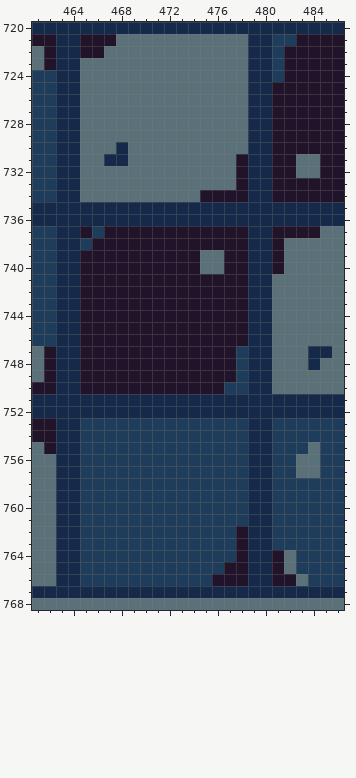
Pixel-art file -- assets/art/bgs/bg_01_master - Copy.aseprite. Above: the version before the commit.
1024x1024 pixels, 1 frame. Colours within 5 levels of each other are drawn and written as one. Shown: x 461..486, y 720..768. The commit also changed other parts of the picture, which this record leaves out.
And afterwards:
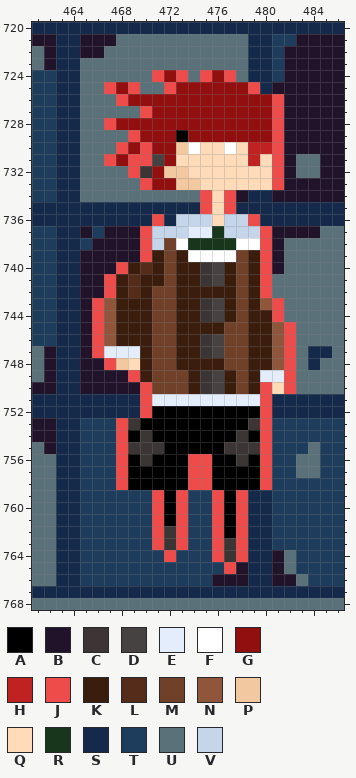
Palette (. is transparent): A #000000  B #21132a  C #3b3535  D #474242  E #e4edfb  F #ffffff  G #920f0f  H #c02121  J #ee4b4b  K #3b1d0e  L #542c19  M #714029  N #8f563b  P #f2c8a0  Q #ffdbb9  R #17361c  S #152a4b  T #1e3d5c  U #5a7179  V #c5d6ea
The edit:
layer "Environment/DIRT_TILES" added
layer "Characters & props/Character" added
layer "DIRT_TILES" removed
--- layer "Characters & props/Character"
@@ x 461..486 @@
 723 UBSSUUUUUUUUUUUUUUSSTBBBBB
-724 TTSSUUUUUUUUUUUUUUSSTBBBBB
-725 TTSSUUUUUUUUUUUUUUSSBBBBBB
-726 TTSSUUUUUUUUUUUUUUSSBBBBBB
-727 TTSSUUUUUUUUUUUUUUSSBBBBBB
-728 TTSSUUUUUUUUUUUUUUSSBBBBBB
-729 TTSSUUUUUUUUUUUUUUSSBBBBBB
-730 TTSSUUUSUUUUUUUUUUSSBBBBBB
-731 TTSSUUSSUUUUUUUUUBSSBBUUBB
-732 TTSSUUUUUUUUUUUUUBSSBBUUBB
-733 TTSSUUUUUUUUUUUUUBSSBBBBBB
-734 TTSSUUUUUUUUUUBBBBSSBBBBBB
-735 SSSSSSSSSSSSSSSSSSSSSSSSSS
-736 SSSSSSSSSSSSSSSSSSSSSSSSSS
-737 TTSSBTBBBBBBBBBBBBSSBBBBUU
-738 TTSSTBBBBBBBBBBBBBSSBUUUUU
-739 TTSSBBBBBBBBBBUUBBSSBUUUUU
-740 TTSSBBBBBBBBBBUUBBSSBUUUUU
-741 TTSSBBBBBBBBBBBBBBSSUUUUUU
-742 TTSSBBBBBBBBBBBBBBSSUUUUUU
-743 TTSSBBBBBBBBBBBBBBSSUUUUUU
-744 TTSSBBBBBBBBBBBBBBSSUUUUUU
-745 TTSSBBBBBBBBBBBBBBSSUUUUUU
-746 TTSSBBBBBBBBBBBBBBSSUUUUUU
-747 UBSSBBBBBBBBBBBBBTSSUUUSSU
-748 UBSSBBBBBBBBBBBBBTSSUUUSUU
-749 UBSSBBBBBBBBBBBBBTSSUUUUUU
-750 BBSSBBBBBBBBBBBBTTSSUUUUUU
-751 SSSSSSSSSSSSSSSSSSSSSSSSSS
-752 SSSSSSSSSSSSSSSSSSSSSSSSSS
-753 BBSSTTTTTTTTTTTTTTSSTTTTTT
-754 BBSSTTTTTTTTTTTTTTSSTTTTTT
-755 UBSSTTTTTTTTTTTTTTSSTTTUTT
-756 UUSSTTTTTTTTTTTTTTSSTTUUTT
-757 UUSSTTTTTTTTTTTTTTSSTTUUTT
-758 UUSSTTTTTTTTTTTTTTSSTTTTTT
-759 UUSSTTTTTTTTTTTTTTSSTTTTTT
-760 UUSSTTTTTTTTTTTTTTSSTTTTTT
-761 UUSSTTTTTTTTTTTTTTSSTTTTTT
-762 UUSSTTTTTTTTTTTTTBSSTTTTTT
-763 UUSSTTTTTTTTTTTTTBSSTTTTTT
-764 UUSSTTTTTTTTTTTTTBSSBUTTTT
-765 UUSSTTTTTTTTTTTTBBSSBUTTTT
+724 TTSSUUUUUUJGJUJGJUSSTBBBBB
+725 TTSSUUJGJUUJGGGGGGJSBBBBBB
+726 TTSSUUUJGGGGGGGGGGGGJBBBBB
+727 TTSSUUUUUJGGGGGGGGGGJBBBBB
+728 TTSSUUJGGGGGGGGGGGGGJBBBBB
+729 TTSSUUUUJGGGAGGGGGGGJBBBBB
+730 TTSSUUUJGJGGPFQQFQHHJBBBBB
+731 TTSSUUJGJJDGQQQQQQHQJBUUBB
+732 TTSSUUUUJCGPPQQQQQQQJBUUBB
+733 TTSSUUUUUJGGPPQQQQQQJBBBBB
+734 TTSSUUUUUUUUUUJQJBSSBBBBBB
+735 SSSSSSSSSSSSSSJQJSSSSSSSSS
+736 SSSSSSSSSSJSVVVQVVJSSSSSSS
+737 TTSSBTBBBJVVVEERVVVJBBBBUU
+738 TTSSTBBBBJVMFRRRRFFJBUUUUU
+739 TTSSBBBBBJKMKFFFFMKJBUUUUU
+740 TTSSBBBJKLKMKKCDKMKJBUUUUU
+741 TTSSBBJKLKKMKKCDKMKJUUUUUU
+742 TTSSBBJKLKMMKKKKKMKJUUUUUU
+743 TTSSBJNKKKMMKKCDKMKNJUUUUU
+744 TTSSBJNKKKMMKKCDKMKKJUUUUU
+745 TTSSBJNKKKMMKKKKMMKKNJUUUU
+746 TTSSBJNKKKMMKKCDMMKKNJUUUU
+747 UBSSBJEEEKMMKKCDMMKKNJUSSU
+748 UBSSBBJPQKMMKKKKMMKKNJUSUU
+749 UBSSBBBBJKMMMKCDKMKEEJUUUU
+750 BBSSBBBBBJMMMKCDKMKJQJUUUU
+751 SSSSSSSSSJEEEEEEEEEJSSSSSS
+752 SSSSSSSSSJAAAAAAAAAJSSSSSS
+753 BBSSTTTJCAAAAAAAAACJTTTTTT
+754 BBSSTTTJACAAAAAAACAJTTTTTT
+755 UBSSTTTJCCCAAAAACCCJTTTUTT
+756 UUSSTTTJACAAAJJAACAJTTUUTT
+757 UUSSTTTJAAAAAJJAAAAJTTUUTT
+758 UUSSTTTJAAAAAJJAAAAJTTTTTT
+759 UUSSTTTTTTJAJTTJAJSSTTTTTT
+760 UUSSTTTTTTJAJTTJAJSSTTTTTT
+761 UUSSTTTTTTJAJTTJAJSSTTTTTT
+762 UUSSTTTTTTJCJTTJAJSSTTTTTT
+763 UUSSTTTTTTJCJTTJCJSSTTTTTT
+764 UUSSTTTTTTTJTTTJCJSSBUTTTT
+765 UUSSTTTTTTTTTTTTJBSSBUTTTT
 766 UUSSTTTTTTTTTTTBBBSSBBUTTT
Boxes around the changes in both pictures, in picture pixels (x1, y1, x2, y2):
changed: (92, 70, 296, 574)
